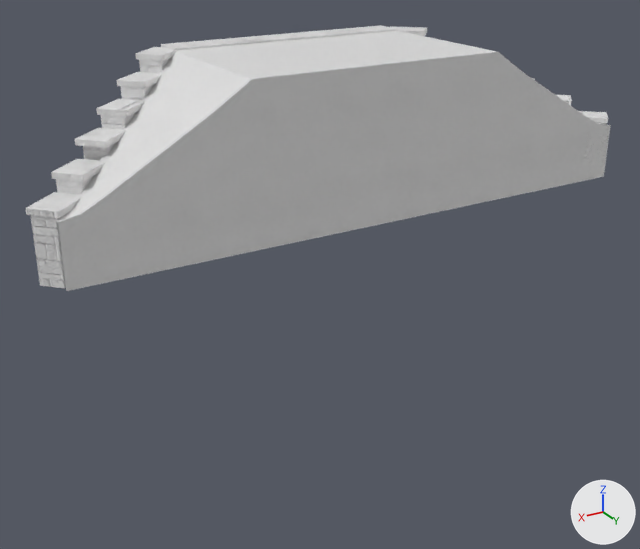
One commit to the FBX model GameClient/ArtSource/Silverbrook/BridgeAbutment/SilverbrookBridgeAbutment.fbx: the scene before it, then after it.
One viewpoint serves both versions: a camera (50 mm lens) standing at (12.04, 17.14, 3.6) and looking at (0.39, -2.29, -6.12). Every picture has the same lights, and +X, +Y and +Z are marked at lower right. The picture after the commit comes second. Vertices at exactly the same position are counted once.

Objects in the first picture: 'SM_SBBridgeAbutment_Earth', 'SM_SBBridgeAbutment_Stone'.
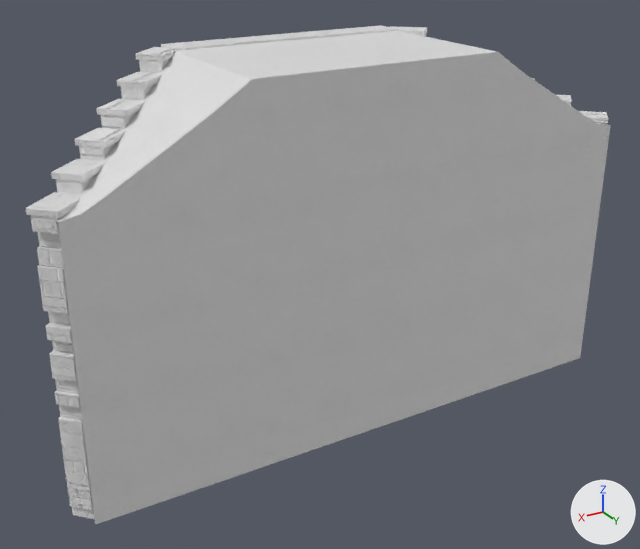
Changed parts and their boxes [x1, y1, x2, y2] in the pictures (640 x 549 px; the box of a moved part takes in the faces that stretch with it):
'SM_SBBridgeAbutment_Earth', reshaped (90% taller)
    before: [56, 31, 611, 291]
    after: [56, 31, 611, 525]
'SM_SBBridgeAbutment_Stone', reshaped (mostly hidden)
    before: [25, 25, 608, 288]
    after: [25, 25, 608, 519]
part 1 of me_sm_sbbridgeabutment_earth, moved or reshaped
    before: [58, 103, 604, 291]
    after: [58, 103, 604, 525]
part 2 of me_sm_sbbridgeabutment_stone, deleted
    before: [32, 226, 66, 288]
part 3 of me_sm_sbbridgeabutment_stone, built on (mostly hidden)
    before: [30, 59, 606, 275]
    after: [30, 35, 607, 519]
part 4 of me_sm_sbbridgeabutment_stone, surface changed
    both: [26, 27, 608, 218]

What the commit changed:
me_sm_sbbridgeabutment_earth is used by ob_sm_sbbridgeabutment_earth; location (0.0, 0.0, 0.0).
me_sm_sbbridgeabutment_earth had 99 vertices, 96 faces and spanned x -7.9..7.9, y -4.4..0.0, z -4.0..-0.1.
me_sm_sbbridgeabutment_earth now has 99 vertices, 96 faces and spans x -7.9..7.9, y -4.4..0.0, z -10.0..-0.1.
me_sm_sbbridgeabutment_earth part 1: all 33 vertices in x -7.9..7.9, y 0.0, z -4.0 are moved by (0.0, 0.0, -6.0).
me_sm_sbbridgeabutment_stone is used by ob_sm_sbbridgeabutment_stone; location (0.0, 0.0, 0.0).
me_sm_sbbridgeabutment_stone had 5808 vertices, 3630 faces and spanned x -8.4..8.4, y -5.2..-0.1, z -4.0..0.0.
me_sm_sbbridgeabutment_stone now has 16192 vertices, 10120 faces and spans x -8.4..8.4, y -5.2..-0.1, z -10.0..0.0.
me_sm_sbbridgeabutment_stone part 2: 203 loose pieces with 3248 vertices, spanning x -8.3..8.3, y -5.1..-0.1, z -4.0..-0.1, are deleted.
me_sm_sbbridgeabutment_stone part 3: 82 vertices moved within x -7.9..6.0, y -5.1..-0.1, z -2.4..-0.2; 1430 vertices removed from x -8.3..8.3, y -5.2..-0.1, z -4.0..-0.1; 15062 vertices added at x -8.3..8.3, y -5.2..-0.1, z -10.0..-0.1.
me_sm_sbbridgeabutment_stone part 4: 186 kept faces spanning x -8.4..8.4, y -5.2..-0.1, z -2.4..0.0 get new texture (UV) coordinates.
Other edits to the shape of me_sm_sbbridgeabutment_stone do not show in these pictures.
